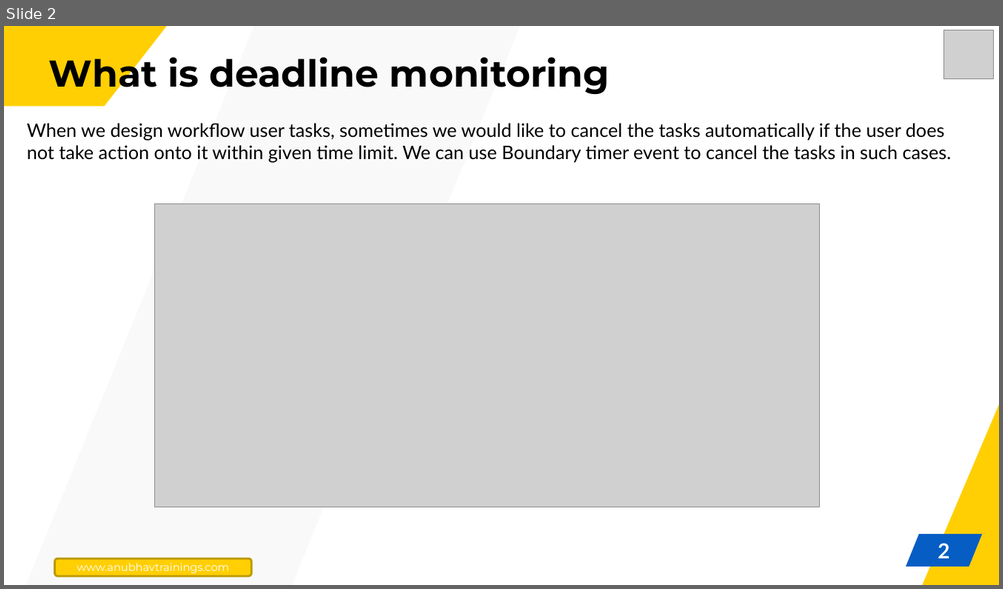
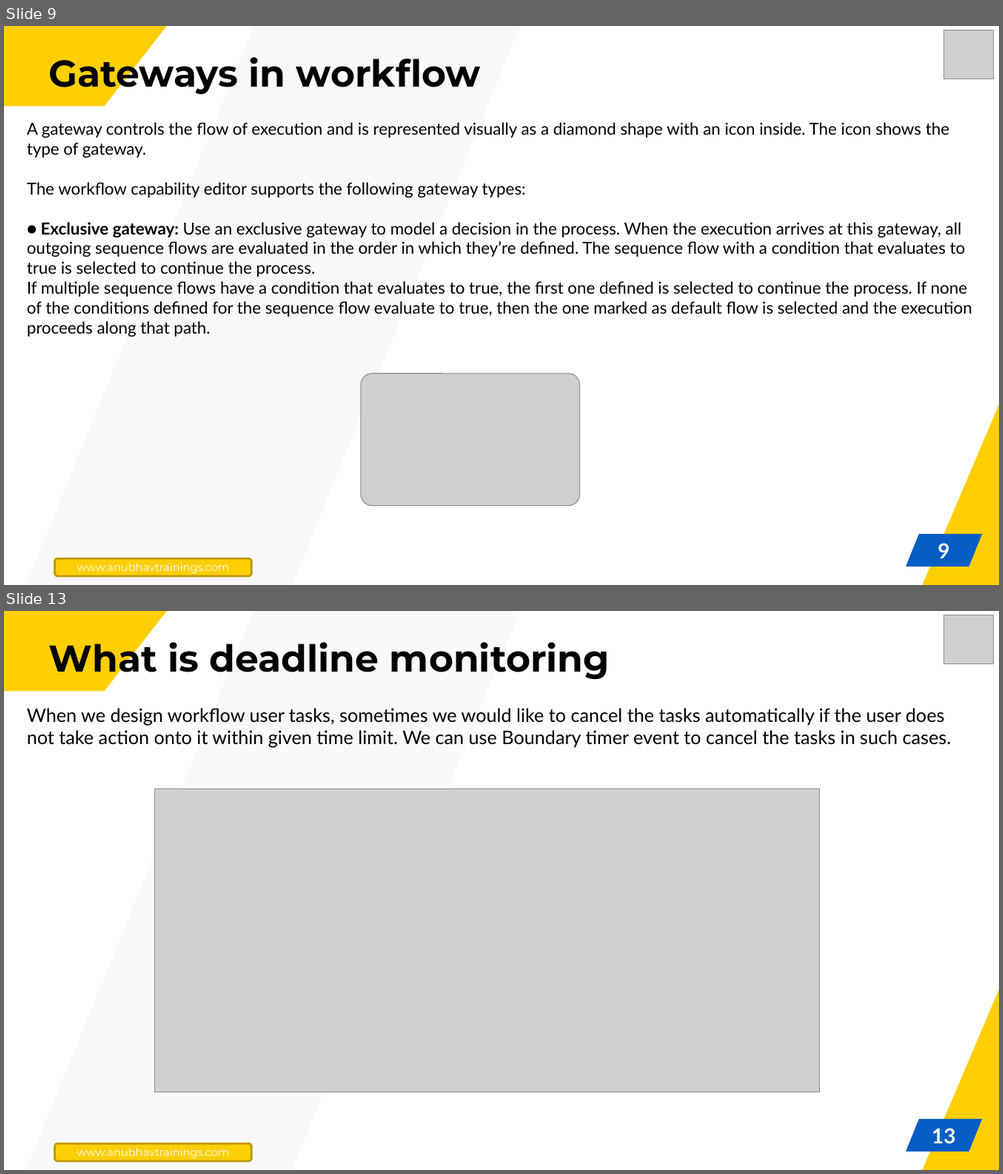
Before and after one commit to soyuztechnologies/BTP_CLD500, a slide deck: Day 3/Day 3.pptx. Shown one above the other, each under a label of ours: slide 2 before the commit, slides 9 and 13 after it; the slides between them are not shown. The pictures are 1003x589 and 1003x1174 pixels, drawn with LibreOffice and Linux fonts; fonts in the diff are those of the drawing; grey boxes stand for pictures. Boxes give left, top, right and bottom in pixels: in the first picture for what was removed or moved away, otherwise in the second. Text is boxed around its words. In the diff, an @@ line names an element or a change of style, - is before the commit and + after.

```diff
--- a/Day 3/Day 3.pptx
+++ b/Day 3/Day 3.pptx
@@ slide 9 added at box(4, 26, 999, 585), background #FFFFFF; not listed: 3 template elements that a slide beside it also shows @@
@@ freeform shape added at box(4, 26, 167, 106), fill #FFCF03 @@
@@ picture added at box(943, 30, 993, 80) @@
@@ title added at box(49, 51, 481, 96), 36 pt, text #000000, bold @@
+Gateways in workflow
@@ text added at box(27, 122, 972, 337), 16 pt, text #000000 @@
+A gateway controls the flow of execution and is represented visually as a diamond shape with an icon inside. The icon shows the type of gateway.
+The workflow capability editor supports the following gateway types:
+● Exclusive gateway: Use an exclusive gateway to model a decision in the process. When the execution arrives at this gateway, all outgoing sequence flows are evaluated in the order in which they’re defined. The sequence flow with a condition that evaluates to true is selected to continue the process.
+If multiple sequence flows have a condition that evaluates to true, the first one defined is selected to continue the process. If none of the conditions defined for the sequence flow evaluate to true, then the one marked as default flow is selected and the execution proceeds along that path.
@@ picture added at box(361, 374, 579, 506) @@
@@ page number added at box(937, 543, 949, 559), 20 pt, text #FFFFFF, bold @@
+9
@@ rounded rectangle added at box(55, 559, 252, 577), fill #FFCF03, outline #BD9902 2 pt, 10.5 pt, text #FFFFFF @@
+www.anubhavtrainings.com
@@ what was slide 2 is now slide 13 @@
@@ page number at box(931, 1128, 956, 1145): text changed @@
-2
+13
```
Also in this commit, not shown: 1 slide changed, 10 other slides added, 4 slides removed.
